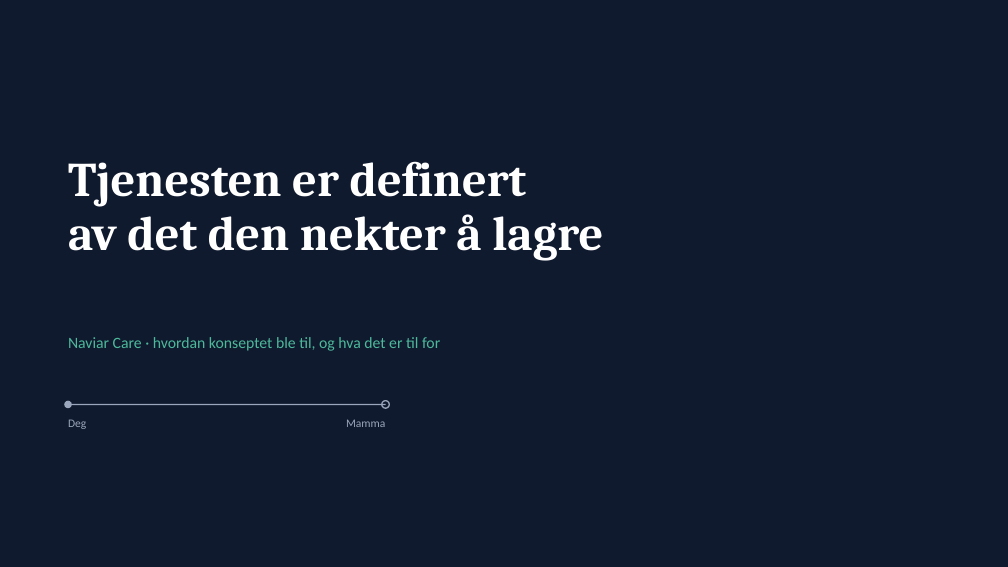
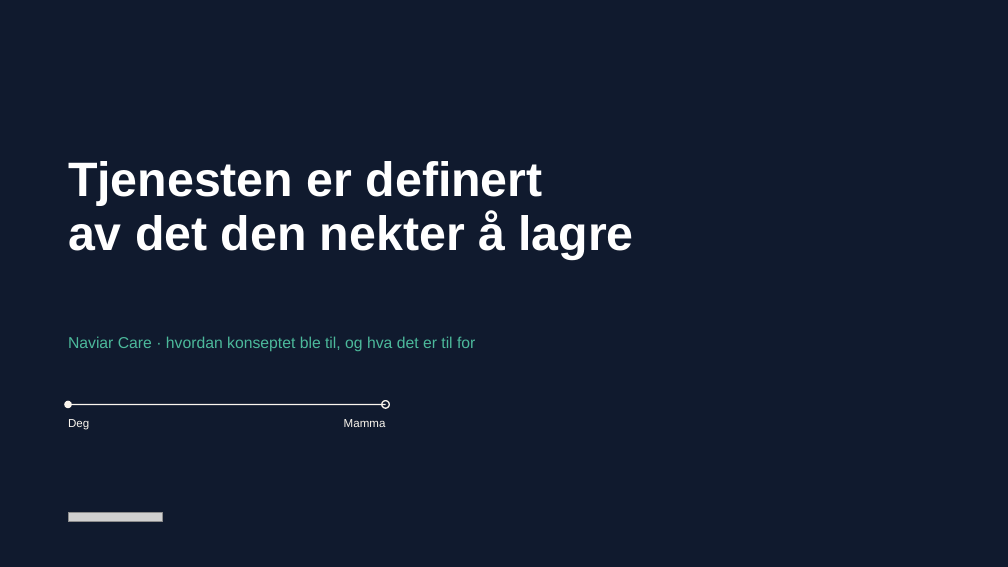
Before and after one commit to andersenbetul-alt/BETA-ART, a slide deck: slide 1 of docs/presentasjon/naviar-konsept.pptx. Drawn at 1008x567 pixels with LibreOffice and Linux fonts; fonts in the diff are those of the drawing; grey boxes stand for pictures. Boxes give left, top, right and bottom in pixels: in the first picture for what was removed or moved away, otherwise in the second. Text is boxed around its words. In the diff, an @@ line names an element or a change of style, - is before the commit and + after.

```diff
--- a/docs/presentasjon/naviar-konsept.pptx
+++ b/docs/presentasjon/naviar-konsept.pptx
@@ text "Tjenesten er definert" at (x1=68, y1=161, x2=633, y2=260): font Cambria to Arial @@
@@ text "Naviar Care · hvordan konseptet ..." at (x1=68, y1=336, x2=475, y2=352): font Calibri to Arial @@
@@ ellipse at (x1=64, y1=401, x2=72, y2=408): fill #9AA6BB to #FBF6EE @@
@@ text "Deg" at (x1=68, y1=419, x2=89, y2=430): font Calibri to Arial, text colour #9AA6BB to #FBF6EE @@
@@ line (68, 405) - (386, 405): stroke #9AA6BB 1.25 pt to #FBF6EE 1.25 pt @@
@@ text "Mamma" at (x1=344, y1=419, x2=386, y2=427): font Calibri to Arial, text colour #9AA6BB to #FBF6EE @@
@@ ellipse at (x1=382, y1=401, x2=389, y2=408): outline #9AA6BB 1.25 pt to #FBF6EE 1.25 pt @@
@@ picture added at (x1=68, y1=513, x2=163, y2=522) @@
```
Also in this commit, not shown: 9 other slides changed, 5 other files.
